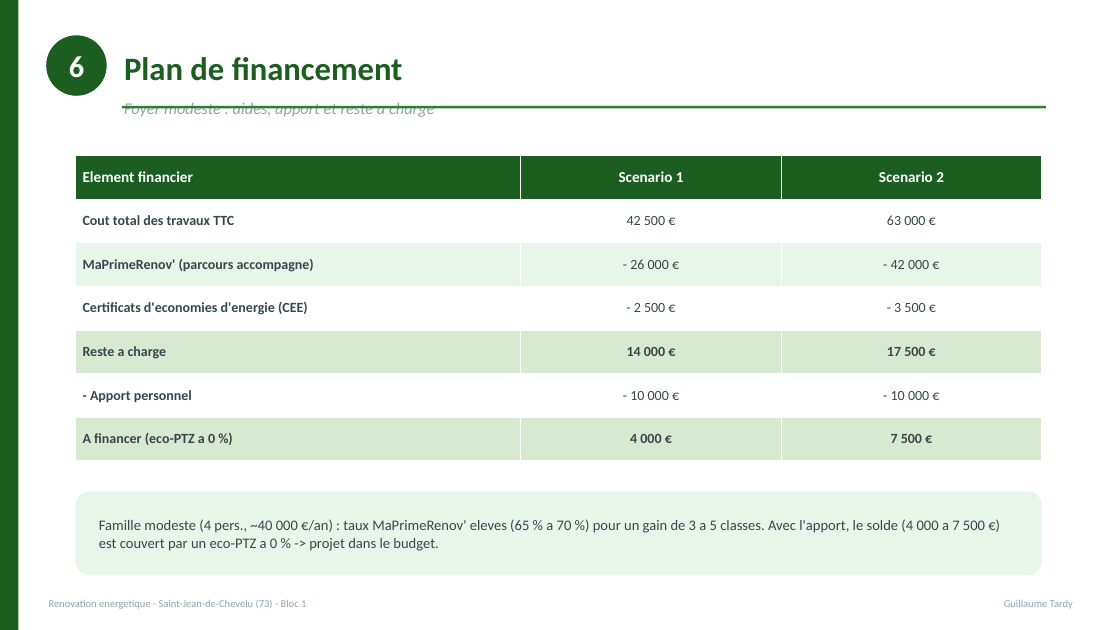
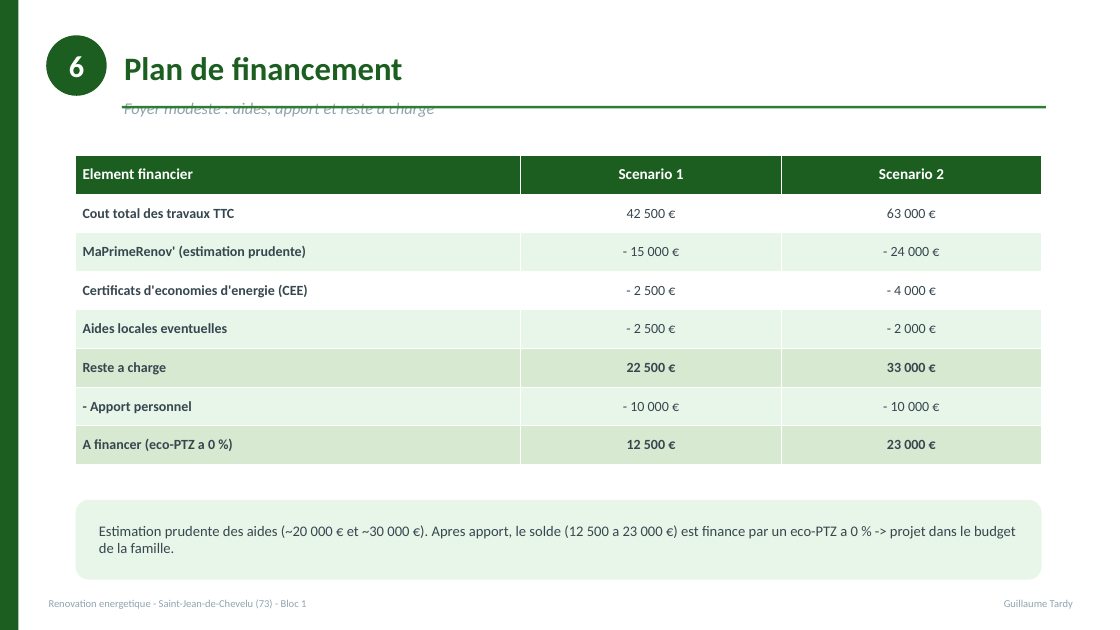
Before and after one commit to guigzT42/licence, a slide deck: slide 19 of Soutenance_Renovation_Saint-Jean-de-Chevelu.pptx. Drawn at 1120x630 pixels with LibreOffice and Linux fonts; fonts in the diff are those of the drawing. Boxes give left, top, right and bottom in pixels: in the first picture for what was removed or moved away, otherwise in the second. Text is boxed around its words. In the diff, an @@ line names an element or a change of style, - is before the commit and + after.

```diff
--- a/Soutenance_Renovation_Saint-Jean-de-Chevelu.pptx
+++ b/Soutenance_Renovation_Saint-Jean-de-Chevelu.pptx
@@ table at [76,155,1042,465] @@
-row 3: MaPrimeRenov' (parcours accompagne) | - 26 000 € | - 42 000 €
-row 4: Certificats d'economies d'energie (CEE) | - 2 500 € | - 3 500 €
-row 5: Reste a charge | 14 000 € | 17 500 €
+row 3: MaPrimeRenov' (estimation prudente) | - 15 000 € | - 24 000 €
+row 4: Certificats d'economies d'energie (CEE) | - 2 500 € | - 4 000 €
+row 5: Aides locales eventuelles | - 2 500 € | - 2 000 €
+row 6: Reste a charge | 22 500 € | 33 000 €
-row 8, column 2: 4 000 €
+row 8, column 2: 12 500 €
-row 8, column 3: 7 500 €
+row 8, column 3: 23 000 €
@@ rounded rectangle: place and size @@
-rounded rectangle at [76,492,1042,576]
+rounded rectangle at [76,500,1042,580]
@@ text at [99,525,1016,553]: text changed @@
-Famille modeste (4 pers., ~40 000 €/an) : taux MaPrimeRenov' eleves (65 % a 70 %) pour un gain de 3 a 5 classes. Avec l'apport, le solde (4 000 a 7 500 €) est couvert par un eco-PTZ a 0 % -> projet dans le budget.
+Estimation prudente des aides (~20 000 € et ~30 000 €). Apres apport, le solde (12 500 a 23 000 €) est finance par un eco-PTZ a 0 % -> projet dans le budget de la famille.
```
Also in this commit, not shown: 4 other slides changed, 1 other file.
